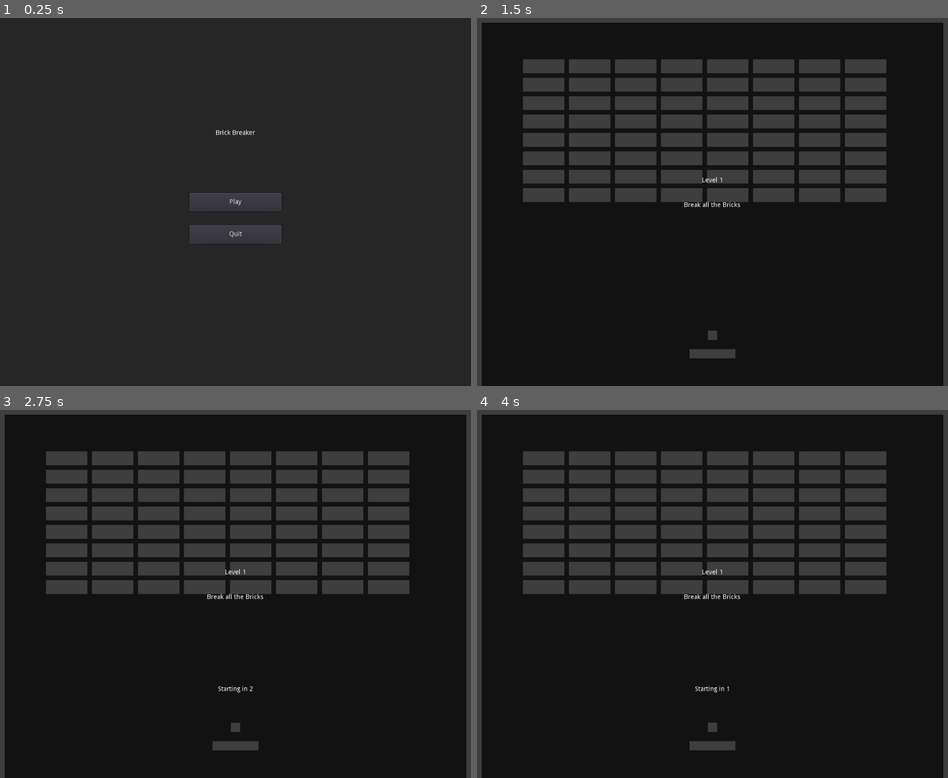
Above: before the commit, frames 1-4 (two rows, left to right).
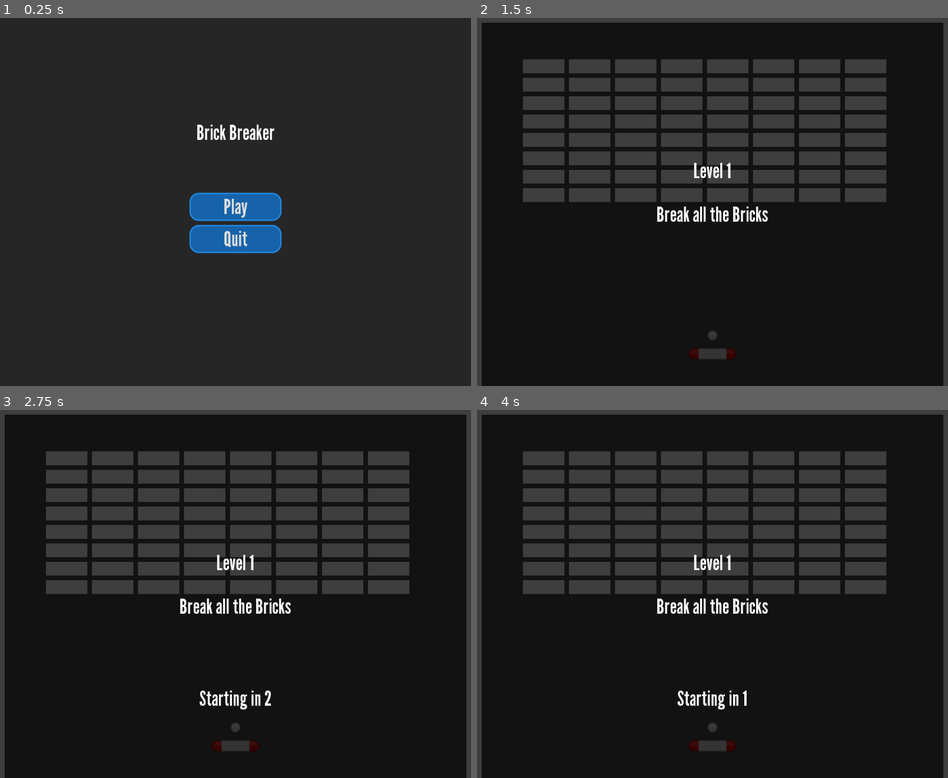
Above: after the commit, the same moments.

Repository: DanielGramling9/-03-Juicy-Brick-Breaker
Game: Godot game, scene res://UI/Main_Menu.tscn
Same seed, same stepped clock (60 frames per second), same inputs: the game is played once before the commit and once after it.
Inputs (mouse positions are in pixels of both pictures, inside the frame that each line leads up to):
- Up to frame 1 (0.25 s): no input
- Up to frame 2 (1.5 s): click "Play" at 0.5 s; tap Enter at 1.25 s; move the mouse to (736, 202) at 1.27 s; press the mouse at (736, 202) at 1.28 s
- Up to frame 3 (2.75 s): tap Space at 2 s; move the mouse to (211, 594) at 2.02 s; release the mouse at (211, 594) at 2.03 s; click (211, 594) at 2.1 s
- Up to frame 4 (4 s): move the mouse to (721, 586) at 2.77 s; press the mouse at (721, 586) at 2.78 s; tap Enter at 3.5 s; move the mouse to (707, 601) at 3.52 s; release the mouse at (707, 601) at 3.53 s; click (707, 601) at 3.6 s

The runs differ from the first frame. In frame 1, 3.4% of the frame differs, in the area x 40-60%, y 28-64%; in frame 2, 0.9%; in frame 3, 1.3%; in frame 4, 1.3%.

Commit message:
Font types done

Diff:
--- a/Brick-Breaker-main/Ball/Ball.gd
+++ b/Brick-Breaker-main/Ball/Ball.gd
@@ -4,6 +4,7 @@
 var max_speed = 600.0
 var speed_multiplier = 1.0
 var accelerate = false
+var decay = 0.04
 
 var released = true
 
@@ -24,6 +25,7 @@
 	if body.has_method("hit"):
 		body.hit(self)
 		accelerate = true
+		$Highlight.modulate.a = 1.0
 
 func _input(event):
 	if not released and event.is_action_pressed("release"):
@@ -31,6 +33,8 @@
 		released = true
 
 func _integrate_forces(state):
+	if $Highlight.modulate.a > 0:
+		$Highlight.modulate.a -= decay
 	if not released:
 		var paddle = get_node_or_null("/root/Game/Paddle_Container/Paddle")
 		if paddle != null:
--- a/Brick-Breaker-main/Ball/Ball.tscn
+++ b/Brick-Breaker-main/Ball/Ball.tscn
@@ -1,6 +1,8 @@
-[gd_scene load_steps=4 format=2]
+[gd_scene load_steps=6 format=2]
 
 [ext_resource path="res://Ball/Ball.gd" type="Script" id=1]
+[ext_resource path="res://Assets/ballGrey.png" type="Texture" id=2]
+[ext_resource path="res://Assets/ballBlue.png" type="Texture" id=3]
 
 [sub_resource type="PhysicsMaterial" id=2]
 friction = 0.0
@@ -17,13 +19,14 @@
 linear_damp = 0.0
 script = ExtResource( 1 )
 
-[node name="ColorRect" type="ColorRect" parent="."]
-margin_left = -10.0
-margin_top = -10.0
-margin_right = 10.0
-margin_bottom = 10.0
-
 [node name="CollisionShape2D" type="CollisionShape2D" parent="."]
 shape = SubResource( 1 )
 
+[node name="Sprite" type="Sprite" parent="."]
+texture = ExtResource( 2 )
+
+[node name="Highlight" type="Sprite" parent="."]
+modulate = Color( 1, 1, 1, 0 )
+texture = ExtResource( 3 )
+
 [connection signal="body_entered" from="." to="." method="_on_Ball_body_entered"]
--- a/Brick-Breaker-main/Paddle/Paddle.gd
+++ b/Brick-Breaker-main/Paddle/Paddle.gd
@@ -16,13 +16,15 @@
 	position = target
 	for c in $Powerups.get_children():
 		c.payload()
+	if $Highlight.modulate.a > 0:
+		$Highlight.modulate.a -= decay
 
 func _input(event):
 	if event is InputEventMouseMotion:
 		target.x += event.relative.x
 
 func hit(_ball):
-
+	$Highlight.modulate.a = 1.0
 	var paddle_sound = get_node_or_null("/root/Game/Paddle_Sound")
 	if paddle_sound != null:
 		paddle_sound.play()
--- a/Brick-Breaker-main/Paddle/Paddle.tscn
+++ b/Brick-Breaker-main/Paddle/Paddle.tscn
@@ -1,16 +1,14 @@
-[gd_scene load_steps=3 format=2]
+[gd_scene load_steps=5 format=2]
 
 [ext_resource path="res://Paddle/Paddle.gd" type="Script" id=1]
+[ext_resource path="res://Assets/paddleRed.png" type="Texture" id=2]
+[ext_resource path="res://Assets/paddleBlu.png" type="Texture" id=3]
 
 [sub_resource type="RectangleShape2D" id=1]
 extents = Vector2( 50, 10 )
 
 [node name="Paddle" type="KinematicBody2D"]
 script = ExtResource( 1 )
-
-[node name="ColorRect" type="ColorRect" parent="."]
-margin_right = 100.0
-margin_bottom = 20.0
 
 [node name="CollisionShape2D" type="CollisionShape2D" parent="."]
 position = Vector2( 50, 10 )
@@ -19,3 +17,12 @@
 [node name="Powerups" type="Node2D" parent="."]
 
 [node name="CPUParticles2D" type="CPUParticles2D" parent="."]
+
+[node name="Sprite" type="Sprite" parent="."]
+position = Vector2( 50, 10 )
+texture = ExtResource( 2 )
+
+[node name="Highlight" type="Sprite" parent="."]
+modulate = Color( 1, 1, 1, 0 )
+position = Vector2( 50, 10 )
+texture = ExtResource( 3 )
--- a/Brick-Breaker-main/UI/End_Game.tscn
+++ b/Brick-Breaker-main/UI/End_Game.tscn
@@ -1,6 +1,7 @@
-[gd_scene load_steps=2 format=2]
+[gd_scene load_steps=3 format=2]
 
 [ext_resource path="res://UI/End_Game.gd" type="Script" id=1]
+[ext_resource path="res://UI/Title.tres" type="Theme" id=2]
 
 [node name="End_Game" type="Control"]
 anchor_right = 1.0
@@ -10,6 +11,7 @@
 [node name="Label" type="Label" parent="."]
 anchor_right = 1.0
 anchor_bottom = 1.0
+theme = ExtResource( 2 )
 text = "Thanks for playing!"
 align = 1
 valign = 1
--- a/Brick-Breaker-main/UI/HUD.tscn
+++ b/Brick-Breaker-main/UI/HUD.tscn
@@ -1,6 +1,13 @@
-[gd_scene load_steps=4 format=2]
+[gd_scene load_steps=7 format=2]
 
 [ext_resource path="res://UI/HUD.gd" type="Script" id=1]
+[ext_resource path="res://Assets/Orbitron Bold.ttf" type="DynamicFontData" id=2]
+
+[sub_resource type="DynamicFont" id=3]
+font_data = ExtResource( 2 )
+
+[sub_resource type="DynamicFont" id=4]
+font_data = ExtResource( 2 )
 
 [sub_resource type="StyleBoxFlat" id=1]
 bg_color = Color( 1, 1, 1, 1 )
@@ -30,6 +37,7 @@
 margin_left = 20.0
 margin_right = 220.0
 margin_bottom = 60.0
+custom_fonts/font = SubResource( 3 )
 text = "Score: "
 valign = 1
 
@@ -39,6 +47,7 @@
 margin_left = -220.0
 margin_right = -20.0
 margin_bottom = 60.0
+custom_fonts/font = SubResource( 4 )
 text = "Time: "
 align = 2
 valign = 1
--- a/Brick-Breaker-main/UI/Instructions.tscn
+++ b/Brick-Breaker-main/UI/Instructions.tscn
@@ -1,6 +1,7 @@
-[gd_scene load_steps=2 format=2]
+[gd_scene load_steps=3 format=2]
 
 [ext_resource path="res://UI/Instructions.gd" type="Script" id=1]
+[ext_resource path="res://UI/Title.tres" type="Theme" id=2]
 
 [node name="Instructions" type="Control"]
 anchor_right = 1.0
@@ -16,6 +17,7 @@
 anchor_right = 1.0
 anchor_bottom = 1.0
 margin_bottom = -440.0
+theme = ExtResource( 2 )
 align = 1
 valign = 2
 
@@ -23,6 +25,7 @@
 anchor_right = 1.0
 anchor_bottom = 1.0
 margin_top = 400.0
+theme = ExtResource( 2 )
 align = 1
 
 [node name="Starting" type="Label" parent="."]
@@ -31,6 +34,7 @@
 anchor_right = 1.0
 anchor_bottom = 1.0
 margin_top = -200.0
+theme = ExtResource( 2 )
 align = 1
 
 [node name="Timer" type="Timer" parent="."]
--- a/Brick-Breaker-main/UI/Main_Menu.tscn
+++ b/Brick-Breaker-main/UI/Main_Menu.tscn
@@ -1,10 +1,17 @@
-[gd_scene load_steps=2 format=2]
+[gd_scene load_steps=5 format=2]
 
 [ext_resource path="res://UI/Main_Menu.gd" type="Script" id=1]
+[ext_resource path="res://Assets/LeagueGothic-Regular.ttf" type="DynamicFontData" id=2]
+[ext_resource path="res://UI/Title.tres" type="Theme" id=3]
+
+[sub_resource type="DynamicFont" id=1]
+size = 45
+font_data = ExtResource( 2 )
 
 [node name="Main_Menu" type="Control"]
 anchor_right = 1.0
 anchor_bottom = 1.0
+theme = ExtResource( 3 )
 script = ExtResource( 1 )
 
 [node name="Background" type="ColorRect" parent="."]
@@ -16,6 +23,8 @@
 anchor_right = 1.0
 anchor_bottom = 1.0
 margin_bottom = -300.0
+theme = ExtResource( 3 )
+custom_fonts/font = SubResource( 1 )
 text = "Brick Breaker"
 align = 1
 valign = 1
@@ -29,6 +38,7 @@
 margin_top = -20.0
 margin_right = 100.0
 margin_bottom = 20.0
+theme = ExtResource( 3 )
 text = "Play"
 
 [node name="Quit" type="Button" parent="."]
@@ -40,6 +50,7 @@
 margin_top = 50.0
 margin_right = 100.0
 margin_bottom = 90.0
+theme = ExtResource( 3 )
 text = "Quit"
 
 [connection signal="pressed" from="Play" to="." method="_on_Play_pressed"]
--- /dev/null
+++ b/Brick-Breaker-main/UI/Title.tres
@@ -0,0 +1,77 @@
+[gd_resource type="Theme" load_steps=8 format=2]
+
+[ext_resource path="res://Assets/LeagueGothic-Regular.ttf" type="DynamicFontData" id=1]
+
+[sub_resource type="StyleBoxFlat" id=1]
+bg_color = Color( 0.52549, 0.556863, 0.588235, 1 )
+border_width_left = 3
+border_width_top = 3
+border_width_right = 3
+border_width_bottom = 3
+border_color = Color( 0.286275, 0.313726, 0.341176, 1 )
+corner_radius_top_left = 20
+corner_radius_top_right = 20
+corner_radius_bottom_right = 20
+corner_radius_bottom_left = 20
+
+[sub_resource type="StyleBoxFlat" id=2]
+bg_color = Color( 0.0941176, 0.392157, 0.670588, 1 )
+border_width_left = 3
+border_width_top = 3
+border_width_right = 3
+border_width_bottom = 3
+border_color = Color( 0.454902, 0.752941, 0.988235, 1 )
+corner_radius_top_left = 20
+corner_radius_top_right = 20
+corner_radius_bottom_right = 20
+corner_radius_bottom_left = 20
+
+[sub_resource type="StyleBoxFlat" id=3]
+bg_color = Color( 0.0941176, 0.392157, 0.670588, 1 )
+border_width_left = 3
+border_width_top = 3
+border_width_right = 3
+border_width_bottom = 3
+border_color = Color( 0.454902, 0.752941, 0.988235, 1 )
+corner_radius_top_left = 20
+corner_radius_top_right = 20
+corner_radius_bottom_right = 20
+corner_radius_bottom_left = 20
+
+[sub_resource type="StyleBoxFlat" id=4]
+bg_color = Color( 0.0941176, 0.392157, 0.670588, 1 )
+border_width_left = 3
+border_width_top = 3
+border_width_right = 3
+border_width_bottom = 3
+border_color = Color( 0.133333, 0.545098, 0.901961, 1 )
+corner_radius_top_left = 20
+corner_radius_top_right = 20
+corner_radius_bottom_right = 20
+corner_radius_bottom_left = 20
+
+[sub_resource type="StyleBoxFlat" id=5]
+bg_color = Color( 0.133333, 0.545098, 0.901961, 1 )
+border_width_left = 3
+border_width_top = 3
+border_width_right = 3
+border_width_bottom = 3
+border_color = Color( 0.133333, 0.545098, 0.901961, 1 )
+corner_radius_top_left = 20
+corner_radius_top_right = 20
+corner_radius_bottom_right = 20
+corner_radius_bottom_left = 20
+
+[sub_resource type="DynamicFont" id=6]
+size = 45
+font_data = ExtResource( 1 )
+
+[resource]
+default_font = SubResource( 6 )
+Button/colors/font_color_disabled = Color( 0.286275, 0.313726, 0.341176, 1 )
+Button/styles/disabled = SubResource( 1 )
+Button/styles/focus = SubResource( 2 )
+Button/styles/hover = SubResource( 3 )
+Button/styles/normal = SubResource( 4 )
+Button/styles/pressed = SubResource( 5 )
+Label/fonts/font = SubResource( 6 )
--- /dev/null
+++ b/Brick-Breaker-main/UI/UI.tres
@@ -0,0 +1,77 @@
+[gd_resource type="Theme" load_steps=8 format=2]
+
+[ext_resource path="res://Assets/LeagueGothic-Regular.ttf" type="DynamicFontData" id=1]
+
+[sub_resource type="StyleBoxFlat" id=1]
+bg_color = Color( 0.52549, 0.556863, 0.588235, 1 )
+border_width_left = 3
+border_width_top = 3
+border_width_right = 3
+border_width_bottom = 3
+border_color = Color( 0.286275, 0.313726, 0.341176, 1 )
+corner_radius_top_left = 20
+corner_radius_top_right = 20
+corner_radius_bottom_right = 20
+corner_radius_bottom_left = 20
+
+[sub_resource type="StyleBoxFlat" id=2]
+bg_color = Color( 0.0941176, 0.392157, 0.670588, 1 )
+border_width_left = 3
+border_width_top = 3
+border_width_right = 3
+border_width_bottom = 3
+border_color = Color( 0.454902, 0.752941, 0.988235, 1 )
+corner_radius_top_left = 20
+corner_radius_top_right = 20
+corner_radius_bottom_right = 20
+corner_radius_bottom_left = 20
+
+[sub_resource type="StyleBoxFlat" id=3]
+bg_color = Color( 0.0941176, 0.392157, 0.670588, 1 )
+border_width_left = 3
+border_width_top = 3
+border_width_right = 3
+border_width_bottom = 3
+border_color = Color( 0.454902, 0.752941, 0.988235, 1 )
+corner_radius_top_left = 20
+corner_radius_top_right = 20
+corner_radius_bottom_right = 20
+corner_radius_bottom_left = 20
+
+[sub_resource type="StyleBoxFlat" id=4]
+bg_color = Color( 0.0941176, 0.392157, 0.670588, 1 )
+border_width_left = 3
+border_width_top = 3
+border_width_right = 3
+border_width_bottom = 3
+border_color = Color( 0.133333, 0.545098, 0.901961, 1 )
+corner_radius_top_left = 20
+corner_radius_top_right = 20
+corner_radius_bottom_right = 20
+corner_radius_bottom_left = 20
+
+[sub_resource type="StyleBoxFlat" id=5]
+bg_color = Color( 0.133333, 0.545098, 0.901961, 1 )
+border_width_left = 3
+border_width_top = 3
+border_width_right = 3
+border_width_bottom = 3
+border_color = Color( 0.133333, 0.545098, 0.901961, 1 )
+corner_radius_top_left = 20
+corner_radius_top_right = 20
+corner_radius_bottom_right = 20
+corner_radius_bottom_left = 20
+
+[sub_resource type="DynamicFont" id=6]
+size = 22
+font_data = ExtResource( 1 )
+
+[resource]
+default_font = SubResource( 6 )
+Button/colors/font_color_disabled = Color( 0.286275, 0.313726, 0.341176, 1 )
+Button/styles/disabled = SubResource( 1 )
+Button/styles/focus = SubResource( 2 )
+Button/styles/hover = SubResource( 3 )
+Button/styles/normal = SubResource( 4 )
+Button/styles/pressed = SubResource( 5 )
+Label/fonts/font = SubResource( 6 )
--- a/Brick-Breaker-main/Wall/Wall.gd
+++ b/Brick-Breaker-main/Wall/Wall.gd
@@ -6,7 +6,10 @@
 	pass
 
 func _physics_process(_delta):
-	pass
+	if $ColorRect.color.s > 0:
+		$ColorRect.color.s -= decay
+	if $ColorRect.color.v < 1:
+		$ColorRect.color.v += decay
 
 func hit(_ball):
 	$ColorRect.color = Color8(201,42,42)
Binary file added: Brick-Breaker-main/Assets/LeagueGothic-Regular.ttf
Binary file added: Brick-Breaker-main/Assets/Orbitron Bold.ttf
